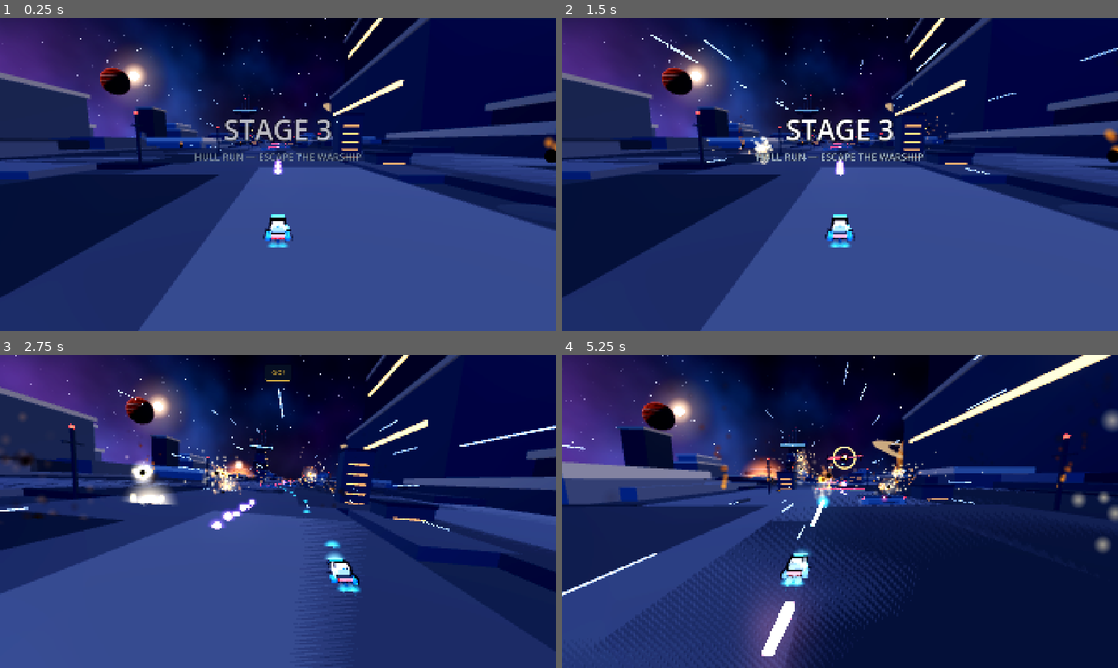
Above: before the commit, frames 1-4 (two rows, left to right).
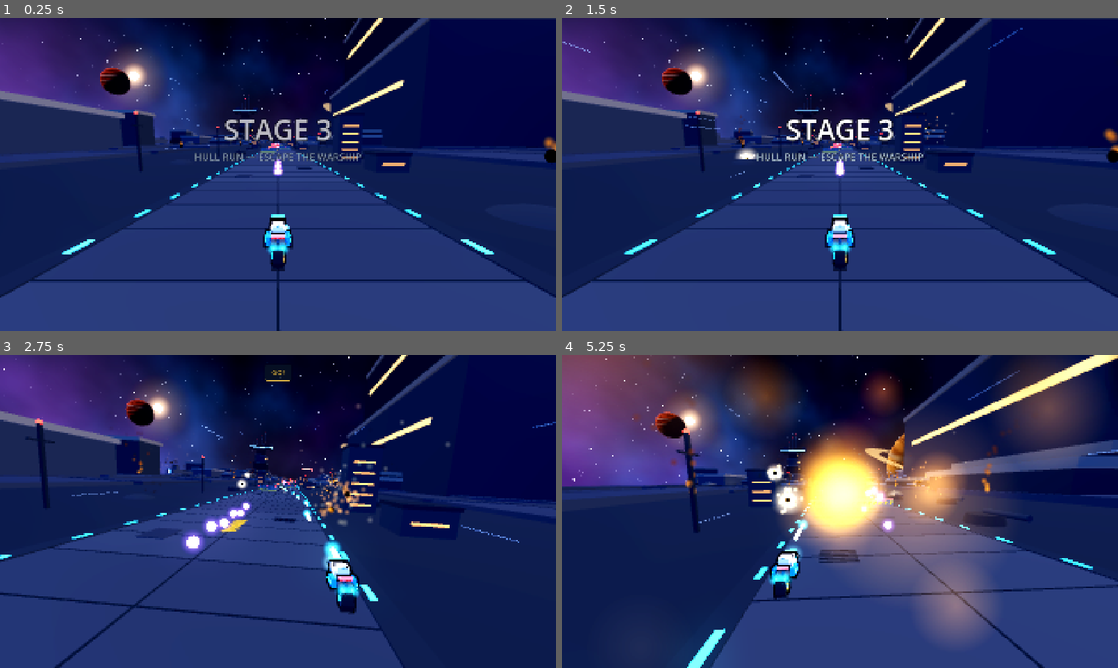
Above: after the commit, the same moments.

Repository: NikolasKorakidis/Mecha-Techa-Soldier
Game: Godot game, scene res://levels/hull_run/hull_run_level.tscn
Two runs of this game, one before a commit and one after it. Both use one fixed random seed, a clock stepped at 60 frames per second and the inputs below. This scene is started directly instead of the project's main scene.
Inputs (mouse positions are in pixels of both pictures, inside the frame that each line leads up to):
- Up to frame 1 (0.25 s): no input
- Up to frame 2 (1.5 s): tap Enter at 0.5 s; move the mouse to (962, 158) at 0.52 s; hold D (move_right) 0.53-1.25 s; tap K (dash) at 0.6 s; click (962, 158) at 0.67 s; tap Space (jump) at 0.77 s; drag from (728, 190) to (812, 237) at 1.27 s
- Up to frame 3 (2.75 s): move the mouse to (333, 442) at 2.02 s; hold D (move_right) from 2.03 s (still down); hold J (fire) from 2.03 s (still down)
- Up to frame 4 (5.25 s): release D (move_right) at 2.75 s; release J (fire) at 2.75 s; drag from (812, 574) to (673, 464) at 2.77 s; move the mouse to (1006, 558) at 3.52 s; hold A (move_left) 3.53-4.25 s; tap 1 at 3.6 s; tap Space (jump) at 3.77 s; drag from (673, 464) to (756, 433) at 4.27 s; move the mouse to (867, 511) at 5.02 s; hold S (move_down) from 5.03 s (still down); tap 0 at 5.1 s; click (867, 511) at 5.17 s

The runs differ from the first frame. In frame 1, 30% of the frame differs, in the area x 0-100%, y 0-100%; in frame 2, 31%; in frame 3, 45%; in frame 4, 73%.

Commit message:
Stage 3: steadier visuals, faster bike
Hull plating laid in orderly low-relief strips instead of random
panels, the warship sits well under the track, a sane near/far ratio
stops distant shimmer, fewer and calmer flashes and streaks, smooth
guide lights. Bike cruises 56-80 u/s (was 42-60).

Co-Authored-By: Claude Opus 5.5 <noreply@anthropic.com>
Claude-Session: https://claude.ai/code/session_01PVvv6XH9MFznwUdwK1tWZd

Diff:
--- a/art/models/warship_model.gd
+++ b/art/models/warship_model.gd
@@ -51,7 +51,7 @@
 var _cool_mat: StandardMaterial3D
 ## White toon material tinted per instance (MultiMesh colours) for varied plating.
 var _tint_mat: StandardMaterial3D
-const PLATE_TONES: Array[Color] = [Color("222c47"), Color("1b2339"), Color("2b3757"), Color("141b2d"), Color("323f60")]
+const PLATE_TONES: Array[Color] = [Color("1f2842"), Color("1b2339"), Color("232d4a"), Color("161d30"), Color("283352")]
 
 
 func _ready() -> void:
@@ -61,7 +61,7 @@
 	_keel_mat = _mat(keel_color, 0.25)
 	_dark_mat = _mat(hull_color.darkened(0.35), 0.25)
 	_trim_mat = _mat(deck_color.lightened(0.18), 0.45)
-	_window_mat = ModelKit.emissive(window_color, 1.6)
+	_window_mat = ModelKit.emissive(window_color, 1.2)
 	_cool_mat = ModelKit.emissive(Color("9fe4ff"), 1.8)
 	_tint_mat = _mat(Color.WHITE, 0.3)
 	_tint_mat.vertex_color_use_as_albedo = true
@@ -250,25 +250,36 @@
 
 # --- Detail --------------------------------------------------------------------------------
 
-## Deck plating: raised panels, vents and trenches in a seeded pattern (MultiMesh per section).
+## Deck plating: long armour strips laid in orderly bands along the hull (low relief, two close
+## tones) so the deck reads as engineered plating, not noise; the spine lane stays bare.
 func _build_deck_detail() -> void:
-	var count := 300 if low_detail else 1400
+	var step := 34.0 if low_detail else 22.0
 	var panels: Array = []
 	var tones: Array = []
 	for i in sections.size():
 		panels.append([])
 		tones.append(PackedColorArray())
-	for n in count:
-		var x := _rng.randf_range(-470.0, 470.0)
-		var w := profile(x).x * 0.74
-		var z := _rng.randf_range(-w, w)
-		var size := Vector3(_rng.randf_range(8.0, 30.0), _rng.randf_range(0.4, 2.2), _rng.randf_range(4.0, 14.0))
-		if absf(z) + size.z * 0.5 > w:
-			continue
-		if absf(z) - size.z * 0.5 < clear_lane:
-			size.y = minf(size.y, 0.3)
-		panels[_section_index(x)].append(Transform3D(Basis.from_scale(size), Vector3(x, size.y * 0.5, z)))
-		tones[_section_index(x)].append(PLATE_TONES[_rng.randi() % PLATE_TONES.size()])
+	var lane := clear_lane + 2.0
+	var band := 0
+	var z0 := lane
+	while z0 < 110.0:
+		var band_w := 10.0 if band % 3 != 2 else 6.0
+		var x := -470.0 + fmod(band * 7.0, step)
+		var n := 0
+		while x < 470.0:
+			var length := step - 1.5
+			var cx := x + length * 0.5
+			var w := profile(cx).x * 0.74
+			if z0 + band_w <= w:
+				var h := 0.35 + 0.25 * float((n + band) % 3 == 0)
+				for side: float in [-1.0, 1.0]:
+					var z := side * (z0 + band_w * 0.5)
+					panels[_section_index(cx)].append(Transform3D(Basis.from_scale(Vector3(length, h, band_w - 1.0)), Vector3(cx, h * 0.5, z)))
+					tones[_section_index(cx)].append(PLATE_TONES[(n + band) % 2 * 2])
+			x += step
+			n += 1
+		z0 += band_w
+		band += 1
 	for i in sections.size():
 		_multimesh(sections[i], panels[i], _tint_mat, BoxMesh.new(), tones[i])
 	# Long dorsal trenches (the kind you race down) with lights.
@@ -281,7 +292,7 @@
 
 
 func _build_windows() -> void:
-	var count := 700 if low_detail else 3200
+	var count := 500 if low_detail else 1600
 	var warm: Array = []
 	var cool: Array = []
 	for i in sections.size():
@@ -296,7 +307,7 @@
 		var t := 0.05 + row * 0.1
 		var y := -lerpf(0.02, 0.26, t / 0.6) * p.y if row < 3 else -lerpf(0.33, 0.58, (t - 0.3) / 0.3) * p.y
 		var z := side * (p.x * (lerpf(0.8, 1.0, clampf(-y / (0.28 * p.y), 0.0, 1.0)) if row < 3 else lerpf(1.0, 0.74, clampf((-y - 0.28 * p.y) / (0.34 * p.y), 0.0, 1.0))) + 0.25)
-		var xf := Transform3D(Basis.from_scale(Vector3(_rng.randf_range(2.0, 6.0), 0.8, 0.3)), Vector3(x, y, z))
+		var xf := Transform3D(Basis.from_scale(Vector3(_rng.randf_range(4.0, 9.0), 1.0, 0.3)), Vector3(x, y, z))
 		(cool if _rng.randf() < 0.18 else warm)[_section_index(x)].append(xf)
 	var box := BoxMesh.new()
 	for i in sections.size():
--- a/levels/hull_run/hull_run_backdrop.gd
+++ b/levels/hull_run/hull_run_backdrop.gd
@@ -46,7 +46,9 @@
 	set_process(true)
 	_camera = GameplayCamera.find(get_tree())
 	if _camera:
-		_camera.far = 9000.0
+		# A sane near/far ratio keeps distant hull detail from shimmering (depth precision).
+		_camera.near = 0.4
+		_camera.far = 4500.0
 	if world_environment == null:
 		var found := get_tree().root.find_children("*", "WorldEnvironment", true, false)
 		if not found.is_empty():
@@ -65,7 +67,8 @@
 	warship = WarshipModel.new()
 	warship.clear_lane = 13.0
 	warship.scale = Vector3.ONE * WARSHIP_SCALE
-	warship.position = Vector3(WARSHIP_CENTER_X, HullTrack.DECK_Y - 0.08, 0.0)
+	# Well under the track plates: nothing on the hull can poke through or z-fight the spine.
+	warship.position = Vector3(WARSHIP_CENTER_X, HullTrack.DECK_Y - 0.45, 0.0)
 	add_child(warship)
 	_build_planets()
 	_build_ships()
@@ -153,11 +156,11 @@
 
 func _build_streaks() -> void:
 	_streaks = CPUParticles3D.new()
-	_streaks.amount = 60
+	_streaks.amount = 28
 	_streaks.lifetime = 0.5
 	_streaks.local_coords = false
 	_streaks.emission_shape = CPUParticles3D.EMISSION_SHAPE_BOX
-	_streaks.emission_box_extents = Vector3(4.0, 10.0, 16.0)
+	_streaks.emission_box_extents = Vector3(4.0, 12.0, 22.0)
 	_streaks.direction = Vector3(-1, 0, 0)
 	_streaks.spread = 2.0
 	_streaks.gravity = Vector3.ZERO
@@ -166,8 +169,8 @@
 	_streaks.scale_amount_min = 1.0
 	_streaks.scale_amount_max = 1.0
 	var box := BoxMesh.new()
-	box.size = Vector3(3.5, 0.04, 0.04)
-	box.material = ModelKit.emissive(Color(0.7, 0.85, 1.0), 1.6)
+	box.size = Vector3(5.0, 0.03, 0.03)
+	box.material = ModelKit.emissive(Color(0.6, 0.75, 1.0), 0.7)
 	_streaks.mesh = box
 	_streaks.visibility_aabb = AABB(Vector3(-200, -40, -60), Vector3(400, 80, 120))
 	add_child(_streaks)
@@ -196,11 +199,11 @@
 	if _blast_timer <= 0.0 and player:
 		# The ship is coming apart: blasts get denser the closer you are to the bow.
 		var collapse := clampf((px - 2900.0) / 600.0, 0.0, 1.0)
-		_blast_timer = _rng.randf_range(0.14, 0.4) * (1.0 - 0.5 * collapse)
+		_blast_timer = _rng.randf_range(0.35, 0.7) * (1.0 - 0.5 * collapse)
 		_hull_explosion(px)
 		if _rng.randf() < 0.35 + 0.4 * collapse:
 			_deck_edge_blast(px)
-		if _rng.randf() < 0.5:
+		if _rng.randf() < 0.25:
 			_skyline_explosion(px)
 
 
--- a/levels/hull_run/hull_track.gd
+++ b/levels/hull_run/hull_track.gd
@@ -323,5 +323,4 @@
 	_time += delta
 	# Lights race forward along the rails.
 	for i in _chase_lights.size():
-		var phase := fmod(_time * 6.0 - i, 4.0)
-		_chase_lights[i].emission_energy_multiplier = 3.0 if phase < 1.0 else 0.35
+		_chase_lights[i].emission_energy_multiplier = 1.2 + 0.9 * maxf(0.0, sin(_time * 4.0 - i * 1.3))
--- a/player/bike/hull_rider_tuning.gd
+++ b/player/bike/hull_rider_tuning.gd
@@ -3,16 +3,16 @@
 ## Bike feel values for the 3D hull run (chase camera, forward = +X, lateral = Z).
 
 @export_group("Speed")
-@export var start_speed: float = 42.0
-@export var max_speed: float = 60.0
+@export var start_speed: float = 56.0
+@export var max_speed: float = 80.0
 ## Cruise speed gained per second.
-@export var speed_ramp: float = 0.32
+@export var speed_ramp: float = 0.45
 ## Forward/back input scales cruise speed by ± this fraction.
 @export var throttle: float = 0.2
-@export var acceleration: float = 40.0
+@export var acceleration: float = 55.0
 
 @export_group("Steering")
-@export var lateral_speed: float = 19.0
+@export var lateral_speed: float = 22.0
 @export var lateral_accel: float = 130.0
 ## Half width of the drivable deck (Z).
 @export var lane_half_width: float = 8.0
@@ -30,7 +30,7 @@
 @export var pad_velocity: float = 28.0
 
 @export_group("Boost")
-@export var boost_multiplier: float = 1.5
+@export var boost_multiplier: float = 1.3
 @export var boost_duration: float = 0.6
 @export var boost_cooldown: float = 1.4
 @export var roll_impulse: float = 28.0
